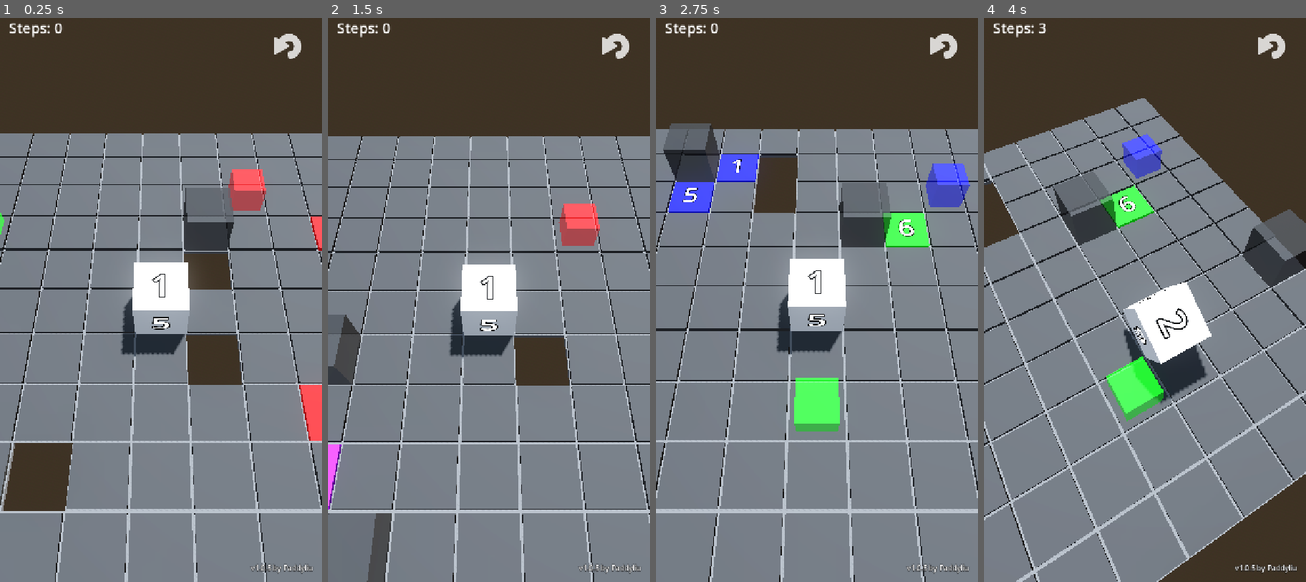
Above: before the commit, frames 1-4 (left to right).
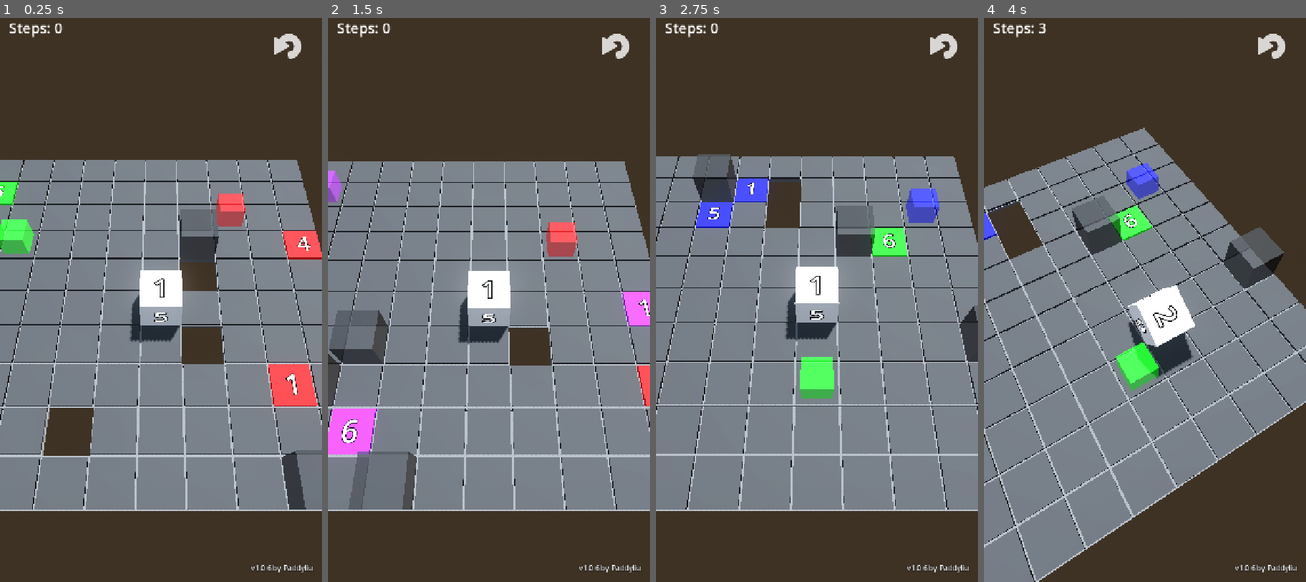
Above: after the commit, the same moments.

Repository: paddy226/MOVE_BOX
Game: Godot game, scene res://main.tscn
Two runs of this game, one before a commit and one after it. Both use one fixed random seed, a clock stepped at 60 frames per second and the inputs below.
Inputs (mouse positions are in pixels of both pictures, inside the frame that each line leads up to):
- Up to frame 1 (0.25 s): no input
- Up to frame 2 (1.5 s): click (614, 46) at 0.5 s; click (614, 46) at 1.25 s
- Up to frame 3 (2.75 s): click (942, 46) at 2 s
- Up to frame 4 (4 s): tap Enter (ui_accept) at 2.75, 3.02 s; move the mouse to (1215, 266) at 2.77 s; hold D 2.78-3.5 s; tap E at 2.85 s; click (1215, 266) at 2.92 s; drag from (1080, 322) to (1128, 412) at 3.52 s

The runs differ from the first frame. In frame 1, 38% of the frame differs, in the area x 0-100%, y 20-100%; in frame 2, 35%; in frame 3, 37%; in frame 4, 32%.

Commit message:
feat: add keyboard zoom (+/-) and set default camera distance to 9.0 for v1.0.6

Diff:
--- a/camera_controller.gd
+++ b/camera_controller.gd
@@ -58,6 +58,17 @@
 			_rotate_camera_step(rot_dir * deg_to_rad(30))
 			return
 
+	# 鏡頭縮放 (鍵盤 + / - 鍵)
+	if event is InputEventKey and event.pressed:
+		var zoom_dir = 0.0
+		if event.keycode == KEY_EQUAL: zoom_dir = -1.0 # + 鍵 (與等號同鍵)，拉近
+		elif event.keycode == KEY_MINUS: zoom_dir = 1.0 # - 鍵，拉遠
+
+		if zoom_dir != 0.0:
+			cam.position.z = clamp(cam.position.z + zoom_dir * zoom_speed * 2.0, min_zoom, max_zoom)
+			GameState.last_camera_distance = cam.position.z
+			return
+
 	# 鏡頭復位 (右鍵雙擊 或 鍵盤 R)
 	var is_r_pressed = event is InputEventKey and event.pressed and event.keycode == KEY_R
 	var is_right_double_click = event is InputEventMouseButton and event.button_index == MOUSE_BUTTON_RIGHT and event.double_click
@@ -106,7 +117,7 @@
 func _reset_camera() -> void:
 	# 預設值 (對應 game_state.gd 的初始值)
 	var target_rotation = Vector3(-PI/3, 0, 0)
-	var target_distance = 7.0
+	var target_distance = 9.0
 
 	# 建立動畫
 	var tween = get_tree().create_tween().set_parallel(true).set_trans(Tween.TRANS_QUART).set_ease(Tween.EASE_OUT)
--- a/game_state.gd
+++ b/game_state.gd
@@ -2,7 +2,7 @@
 # game_state.gd - 全域單例 (Autoload)，存放跨場景或重啟後的資料
 
 var last_camera_rotation: Vector3 = Vector3(-PI/3, 0, 0) # 預設俯視 60 度
-var last_camera_distance: float = 7.0 # 預設距離 7
+var last_camera_distance: float = 9.0 # 預設距離 9
 var current_steps: int = 0
-var version_number: String = "v1.0.5"
+var version_number: String = "v1.0.6"
 var author_name: String = "Paddyliu"
Not shown, changed: gemini_log.md
Not shown, added: output/MoveBox_v1.0.5_debug.apk
Not shown, added: output/MoveBox_v1.0.5_debug.apk.idsig
